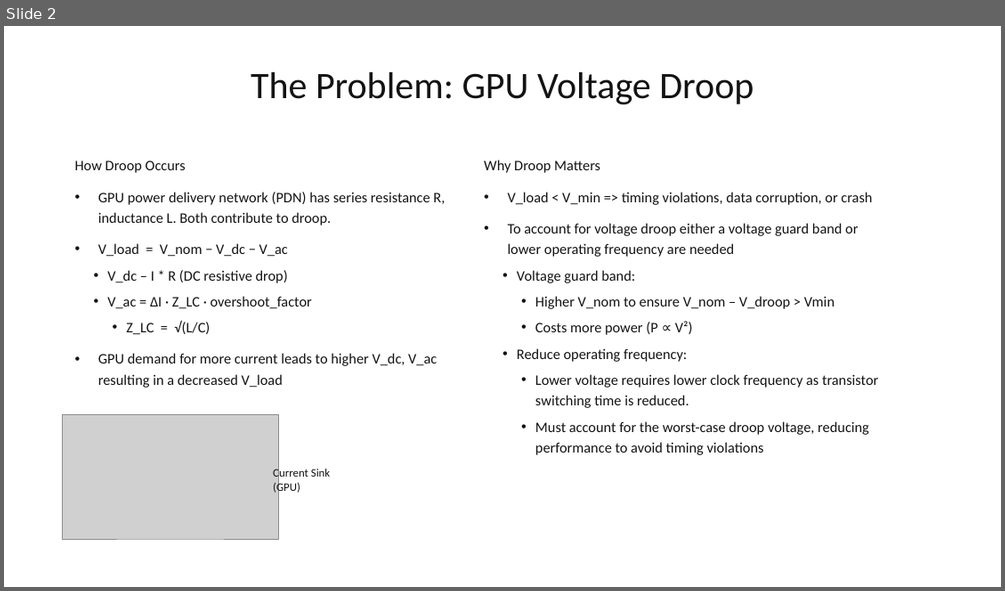
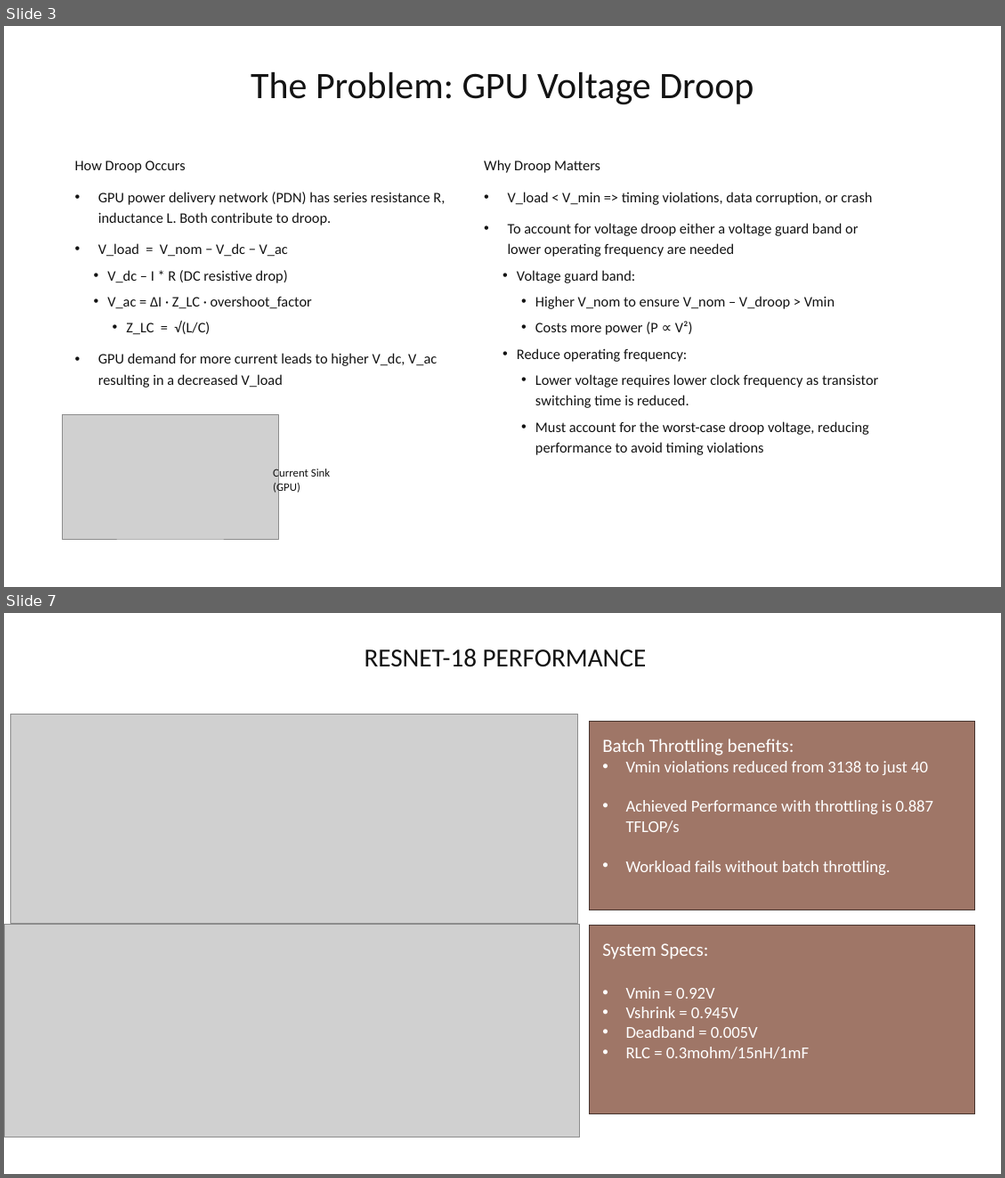
Before and after one commit to Jakub-Mroczek/SlewGuard, a slide deck: SlewGuard.pptx. Shown one above the other, each under a label of ours: slide 2 before the commit, slides 3 and 7 after it; the slides between them are not shown. The pictures are 1005x591 and 1005x1178 pixels, drawn with LibreOffice and Linux fonts; fonts in the diff are those of the drawing; grey boxes stand for pictures. Boxes give left, top, right and bottom in pixels: in the first picture for what was removed or moved away, otherwise in the second. Text is boxed around its words. In the diff, an @@ line names an element or a change of style, - is before the commit and + after.

```diff
--- a/SlewGuard.pptx
+++ b/SlewGuard.pptx
@@ slide 7 added at box(4, 613, 1001, 1174), background #FFFFFF @@
@@ title added at box(364, 649, 647, 667), 25 pt, text #131313 @@
+RESNET-18 PERFORMANCE
@@ picture added at box(11, 714, 577, 924) @@
@@ rectangle added at box(589, 722, 975, 910), fill #9F7667, outline #46342D 1 pt @@
@@ text added at box(602, 738, 933, 875), 16 pt, text #FFFFFF @@
+Batch Throttling benefits:
+• Vmin violations reduced from 3138 to just 40
+• Achieved Performance with throttling is 0.887 TFLOP/s
+• Workload fails without batch throttling.
@@ picture added at box(4, 925, 580, 1137) @@
@@ rectangle added at box(589, 925, 975, 1113), fill #9F7667, outline #46342D 1 pt @@
@@ text added at box(602, 943, 809, 1059), 16 pt, text #FFFFFF @@
+System Specs:
+• Vmin = 0.92V
+• Vshrink = 0.945V
+• Deadband = 0.005V
+• RLC = 0.3mohm/15nH/1mF
@@ what was slide 2 is now slide 3 @@
```
Also in this commit, not shown: 1 slide changed, 6 other slides added, 1 other file.
